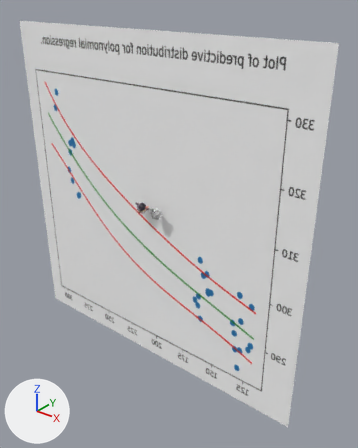
The glTF model scene.glb, before and after one commit.
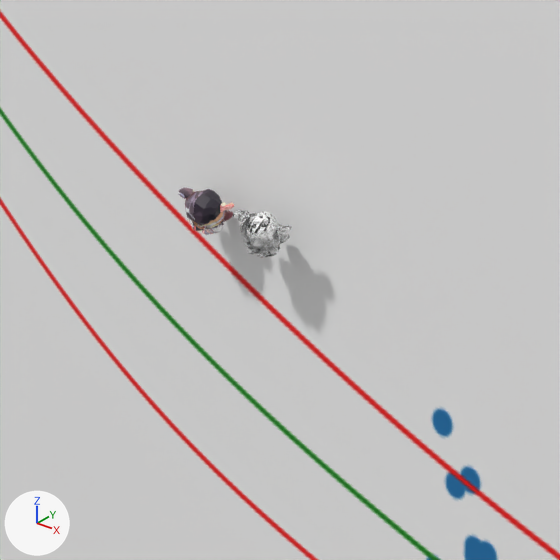
Each version appears first whole from a 50 mm lens placed at (49.4, -53.7, 33.6), pointed at (4.8, 2.1, -0.9), and next in a close-up on the part from 25% to 64% of the width and 35% to 66% of the height. Every picture has the same lights, and +X, +Y and +Z are marked at lower left.

In view in the first close-up: 'Plane', 'Suzanne', 'Suzanne.001'.
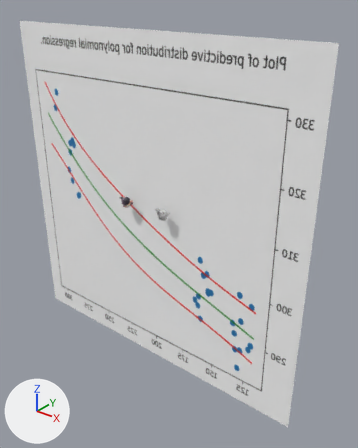
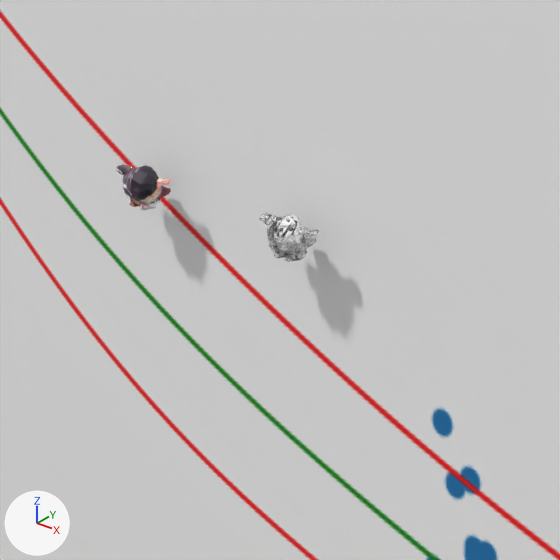
Pixel boxes (x1, y1, x2, y2) of what changed, in the close-ups (560 x 560 px):
'Suzanne', moved
    before: (178, 187, 234, 235)
    after: (116, 164, 171, 210)
'Suzanne.001', moved
    before: (233, 209, 291, 258)
    after: (259, 213, 319, 262)

The change in detail:
Object 'Suzanne' (ob_suzanne) moves from (0.04, -1.1, 1.74) to (-3.15, -1.28, 1.96).
Object 'Suzanne.001' (ob_suzanne_001) moves from (3.08, -1.29, 1.73) to (4.45, -1.31, 1.97).
